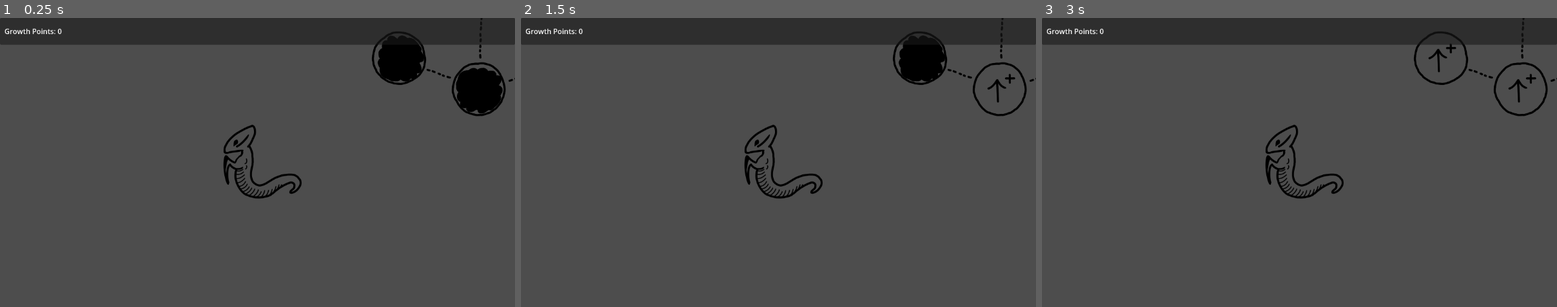
Above: before the commit, frames 1-3 (left to right).
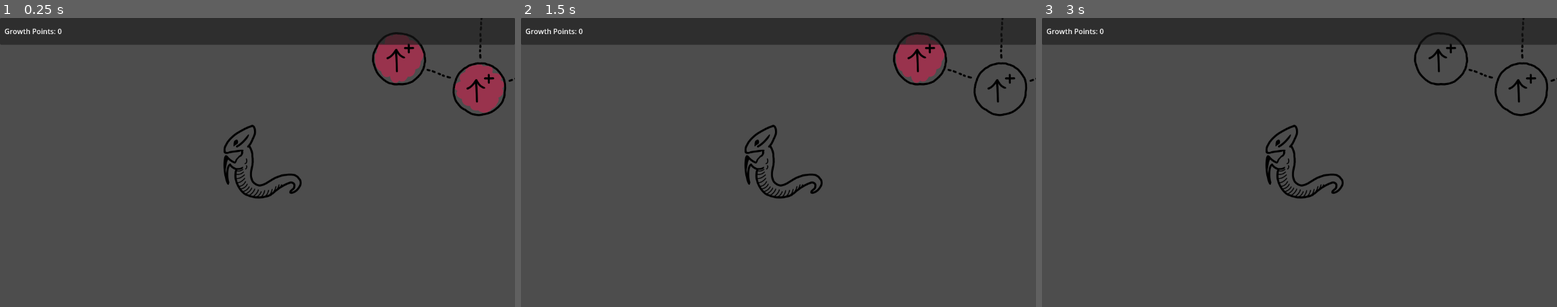
Above: after the commit, the same moments.

Repository: Surreily/slivcremental-mini
Game: Godot game, scene res://scenes/game.tscn
Same seed, same stepped clock (60 frames per second), same inputs: the game is played once before the commit and once after it.
Inputs (mouse positions are in pixels of both pictures, inside the frame that each line leads up to):
- Up to frame 1 (0.25 s): no input
- Up to frame 2 (1.5 s): tap Enter at 0.5 s; drag from (778, 162) to (999, 90) at 0.52 s; tap Space at 1.25 s; drag from (999, 90) to (778, 162) at 1.27 s
- Up to frame 3 (3 s): tap Enter at 2 s; move the mouse to (1443, 58) at 2.02 s; click (1443, 58) at 2.17 s; tap Space at 2.75 s; drag from (1273, 220) to (1443, 58) at 2.77 s

The runs differ from the first frame. In frame 1, 2.5% of the frame differs, in the area x 72-99%, y 4-34%; in frame 2, 1.4%; in frame 3, 0.3%.

Commit message:
Add a basic colourise shader and some other stuff.

Diff:
--- a/project.godot
+++ b/project.godot
@@ -19,6 +19,7 @@
 
 Currencies="*res://scripts/data/currencies.gd"
 Stats="*res://scripts/data/stats.gd"
+Skills="*res://scripts/data/skills.gd"
 
 [rendering]
 
--- a/scenes/skill-node.tscn
+++ b/scenes/skill-node.tscn
@@ -1,10 +1,15 @@
-[gd_scene load_steps=7 format=3 uid="uid://dx1nu8q4xqpid"]
+[gd_scene load_steps=9 format=3 uid="uid://dx1nu8q4xqpid"]
 
 [ext_resource type="Script" uid="uid://chrv18u8sjmab" path="res://scripts/skill-node.gd" id="1_cikux"]
 [ext_resource type="Texture2D" uid="uid://806jqk74evve" path="res://graphics/skills/background.png" id="2_3v3bl"]
+[ext_resource type="Shader" uid="uid://8dnmqbw8vyxk" path="res://shaders/colourizer.gdshader" id="2_lwhvw"]
 [ext_resource type="Texture2D" uid="uid://b31igk5fvd774" path="res://graphics/skills/border.png" id="3_3v3bl"]
 [ext_resource type="Texture2D" uid="uid://dkhbqn4tbpg6j" path="res://graphics/skills/skill-combat.png" id="4_3v3bl"]
 [ext_resource type="Script" uid="uid://dn7e1eq26mgq8" path="res://scripts/ui/clickable-behaviour.gd" id="4_pfq4w"]
+
+[sub_resource type="ShaderMaterial" id="ShaderMaterial_c6gft"]
+shader = ExtResource("2_lwhvw")
+shader_parameter/color = Vector3(0.6, 0.2, 0.3)
 
 [sub_resource type="CircleShape2D" id="CircleShape2D_cikux"]
 radius = 64.0
@@ -14,12 +19,13 @@
 linkedSkillNodes = [null]
 
 [node name="Background Sprite" type="Sprite2D" parent="."]
-rotation = 9.22704
+material = SubResource("ShaderMaterial_c6gft")
+rotation = 12.949
 scale = Vector2(0.5, 0.5)
 texture = ExtResource("2_3v3bl")
 
 [node name="Border Sprite" type="Sprite2D" parent="."]
-rotation = 11.9409
+rotation = 21.9976
 scale = Vector2(0.5, 0.5)
 texture = ExtResource("3_3v3bl")
 
--- /dev/null
+++ b/scripts/data/load-data.gd
@@ -0,0 +1,4 @@
+class_name LoadData extends Node
+
+func _load_data() -> void:
+	# bog
--- /dev/null
+++ b/scripts/data/skills.gd
@@ -0,0 +1,12 @@
+extends Node
+
+# Incremental growth points skills.
+var isIncrementalGrowthPoints1Unlocked: bool = false
+var isIncrementalGrowthPoints2Unlocked: bool = false
+var isIncrementalGrowthPoints3Unlocked: bool = false
+var isIncrementalGrowthPoints4Unlocked: bool = false
+var isIncrementalGrowthPoints5Unlocked: bool = false
+var isIncrementalGrowthPoints6Unlocked: bool = false
+
+# Camera zoom skill.
+var isCameraZoomUnlocked: bool = false
--- /dev/null
+++ b/shaders/colourizer.gdshader
@@ -0,0 +1,19 @@
+shader_type canvas_item;
+
+uniform vec3 color;
+
+void vertex() {
+	// Called for every vertex the material is visible on.
+}
+
+void fragment() {
+	COLOR = texture(TEXTURE, UV);
+	COLOR.r = color[0];
+	COLOR.g = color[1];
+	COLOR.b = color[2];
+}
+
+//void light() {
+//	// Called for every pixel for every light affecting the material.
+//	// Uncomment to replace the default light processing function with this one.
+//}
Not shown, added: scripts/data/load-data.gd.uid
Not shown, added: scripts/data/skills.gd.uid
Not shown, added: shaders/colourizer.gdshader.uid
